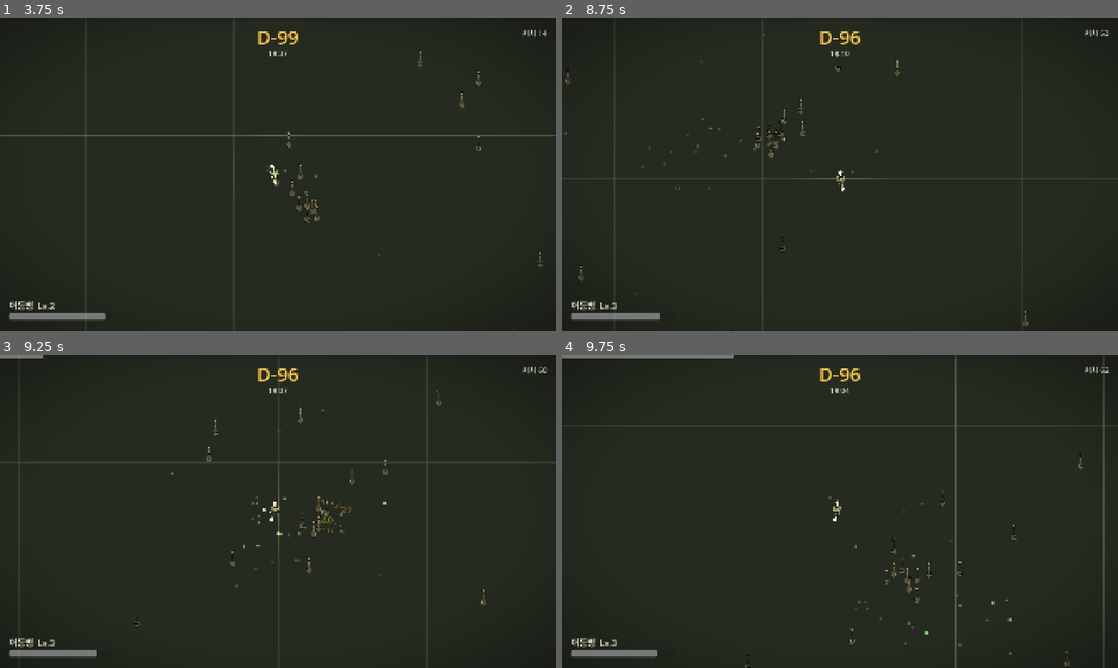
Above: before the commit, frames 1-4 (two rows, left to right).
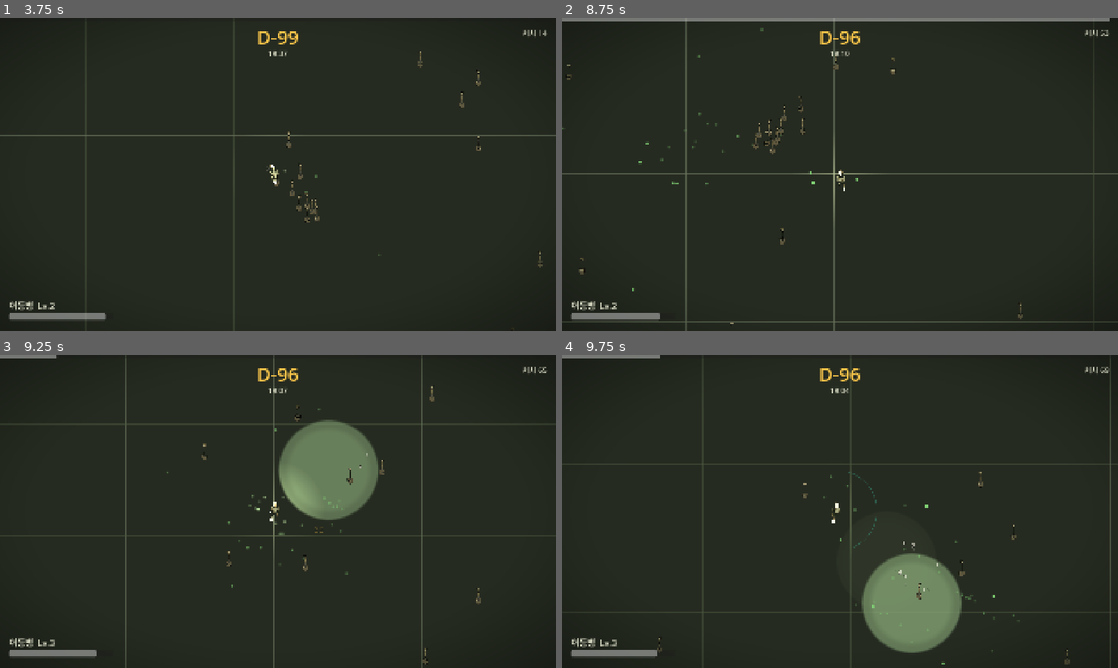
Above: after the commit, the same moments.

Repository: doogi7224/git-playground
Game: Godot game, scene res://tests/test_runner.tscn
The game is run twice, just before and just after one commit, with the same random seed, the same clock (stepped at 60 frames per second) and the same inputs. This scene is started directly instead of the project's main scene.
Inputs:
- Up to frame 1 (3.75 s): tap Enter at 0.5 s; hold W (move_up) 0.53-2.03 s; hold A (move_left) 2.03-3.53 s; hold S (move_down) from 3.53 s (still down)
- Up to frame 2 (8.75 s): release S (move_down) at 4.28 s; hold D (move_right) 4.28-5.03 s; hold W (move_up) 5.03-5.78 s; hold D (move_right) 5.78-8.03 s; hold S (move_down) from 8.03 s (still down)
- Up to frame 3 (9.25 s): release S (move_down) at 8.78 s; hold A (move_left) from 8.78 s (still down)
- Up to frame 4 (9.75 s): release A (move_left) at 9.53 s; hold W (move_up) from 9.53 s (still down)

Frame 1 is identical in both runs. In frame 2, 3.4% of the frame differs, in the area x 0-100%, y 0-100%; in frame 3, 5.9%; in frame 4, 6.1%, in the area x 17-99%, y 0-100%.

Commit message:
balance: 경험치 곡선에 2차항 — 진급이 항상 뭔가를 주게 한다
두 버그(유령 카드, 남은 일시정지)를 고치고 다시 재니 20분 자동 플레이가
3판 중 2판 전역했다. 앞서 "8분에 절벽이 있다" 고 본 건 무기가 안 붙던 판을
보고 잘못 읽은 것이었다. 난이도 자체는 문제가 아니었다.

진짜 문제는 경험치 곡선이다.

  명령서로 실제 뽑을 수 있는 총 횟수   124회 (무기 10x8 + 패시브 44)
  20분 완주 시 도달 레벨               237

110번 넘는 진급이 아무것도 못 준다. 풀이 바닥나면 roll() 이 빈 배열을 돌려주고
화면이 그냥 닫히니, 후반에는 5초에 한 번씩 빈 진급만 반복된다.
원인은 곡선이 선형이라는 것이다 -- 적의 짬은 후반에 급증하는데 요구치는
일정하게만 늘어서 레벨이 폭주한다.

xp_to_next(lv) = base + per*(lv-1) + quad*(lv-1)^2 로 바꾸고 quad = 0.26.

  Lv.10  요구치  82 →   89   (초반 리듬은 그대로)
  Lv.100 요구치 802 → 1684   (후반만 눌린다)
  연병장 완주   Lv.237 → Lv.125 ≈ 명령서 124회

맵 간 편차도 같이 압축된다. Lv.238/301/318 → 125/149/155.

계급표는 안 건드렸다. 51 = 말년이 종착 계급인 게 기획 의도와 맞는다.

tools/balance.sh 를 추가했다. 웨이브 테이블과 적 수치를 실제로 로드해서
맵별 스폰/짬 예산과 곡선 착지 레벨을 즉시 계산한다. 자동 플레이는 한 판에
몇 분씩 걸려서 곡선을 만질 때마다 돌릴 수 없다.

원시 예산 대비 실제 획득 짬이 1.9배다 (XP 배율 명령서 + 보스 소환 잡몹).
이 보정을 넣으니 모델이 Lv.238 을 예측했고 실측이 Lv.237 이었다 -- 오차 0.4%.
그 정확도를 확인하고 계수를 정했다.

이 도구가 맵 간 짬 불균형도 드러냈다. 혹한기 설원은 적이 가장 적은데(15,312)
짬은 가장 많다(404,704 vs 연병장 227,069). 적은 수의 고급 적 구성 탓이다.
곡선이 덮어 주기는 하지만 원인은 맵 데이터에 남아 있다 -- M5 밸런스 패스에서
따로 본다.

Co-Authored-By: Claude Opus 5 <noreply@anthropic.com>
Claude-Session: https://claude.ai/code/session_01DH84wvEbpBbH2sZ1nM6fyB

Diff:
--- a/core/data/progression_data.gd
+++ b/core/data/progression_data.gd
@@ -6,8 +6,14 @@
 @export var total_days: int = 100              ## D-100 → D-DAY
 
 @export_group("경험치 곡선")
+## xp_to_next(lv) = base + per*(lv-1) + quad*(lv-1)^2
+##
+## 2차항이 없으면(선형) 후반에 레벨이 폭주한다. 적의 짬은 후반에 급증하는데
+## 요구치는 일정하게만 늘기 때문이다. 실측: 20분 완주에 Lv.237 이 나왔는데
+## 명령서로 실제 뽑을 수 있는 횟수는 124회뿐이라, 110번 넘는 진급이 빈 화면이었다.
 @export var xp_base: float = 10.0
 @export var xp_per_level: float = 8.0
+@export var xp_quadratic: float = 0.0
 
 @export_group("진급 = 계급")
 ## [{level = 1, id = &"private_2", name = "이등병"}, ...] 형태.
@@ -24,7 +30,8 @@
 
 
 func xp_to_next(level: int) -> float:
-	return xp_base + xp_per_level * float(level - 1)
+	var n: float = float(level - 1)
+	return xp_base + xp_per_level * n + xp_quadratic * n * n
 
 
 func rank_for_level(level: int) -> StringName:
--- a/data/progression.tres
+++ b/data/progression.tres
@@ -8,6 +8,7 @@
 total_days = 100
 xp_base = 10.0
 xp_per_level = 8.0
+xp_quadratic = 0.26
 salary_per_kill = 0.06
 salary_per_level = 4.0
 salary_per_minute = 12.0
--- /dev/null
+++ b/tests/balance_report.gd
@@ -0,0 +1,189 @@
+extends Node
+## 밸런스 예산표. 웨이브 테이블과 적 수치를 실제로 로드해서
+## "한 판에 적이 몇 마리 나오고 짬이 얼마나 나오는가" 를 계산한다.
+##
+##   tools/balance.sh [--target=125]
+##
+## 자동 플레이는 한 판에 몇 분씩 걸리는데, 이 표는 즉시 나온다.
+## 곡선을 바꿀 때마다 20분을 돌려 볼 수는 없으니 여기서 먼저 착지점을 맞추고
+## 자동 플레이로 확인한다.
+
+const MAPS: Array[String] = [
+	"res://data/maps/parade_ground.tres",
+	"res://data/maps/obstacle_course.tres",
+	"res://data/maps/winter_field.tres",
+]
+
+## 목표 도달 레벨. 명령서로 실제 뽑을 수 있는 총 횟수 근처여야
+## 진급 한 번이 항상 의미를 가진다.
+var _target: int = 125
+
+## 실제 한 판에서 버는 짬은 이 표의 원시 예산보다 많다. XP 배율 명령서(PC방 외출증)와
+## 보스가 부르는 잡몹이 얹히기 때문이다. 실측으로 잰 배수를 여기에 넣고 곡선을 맞춘다.
+##   원시 예산 119,510 → 실측 Lv.237(=224,200 XP) 이므로 연병장 기준 약 1.9배.
+var _xp_scale: float = 1.9
+
+
+func _ready() -> void:
+	for arg: String in OS.get_cmdline_user_args():
+		if arg.begins_with("--target="):
+			_target = int(arg.substr(9))
+		elif arg.begins_with("--xp-scale="):
+			_xp_scale = float(arg.substr(11))
+	_run.call_deferred()
+
+
+func _run() -> void:
+	var picks: int = _total_upgrade_picks()
+	print("=== 밸런스 예산 ===")
+	print("명령서로 실제 뽑을 수 있는 총 횟수: %d회" % picks)
+	print("  (이보다 레벨이 훨씬 높으면 그 위 진급은 전부 빈 화면이다)")
+	print("")
+
+	var prog: ProgressionData = GameState.progression
+	for path: String in MAPS:
+		_report_map(path, prog)
+
+	print("=== 경험치 곡선 ===")
+	print("현재: xp_to_next(lv) = %.1f + %.1f*(lv-1) + %.3f*(lv-1)^2"
+			% [prog.xp_base, prog.xp_per_level, prog.xp_quadratic])
+	print("실측 배수 %.2f 를 적용한다 (XP 배율 명령서 + 보스 소환 잡몹)." % _xp_scale)
+	print("")
+	print("맵          원시짬   실측짬   현재곡선")
+	for path: String in MAPS:
+		var m: MapData = load(path) as MapData
+		var raw: float = _xp_budget(m)
+		print("  %-10s %8.0f %8.0f   Lv.%d"
+				% [m.display_name, raw, raw * _xp_scale, _level_for(raw * _xp_scale, prog)])
+	print("")
+
+	var budget: float = _xp_budget(load(MAPS[0]) as MapData) * _xp_scale
+	print("2차 계수별 착지 레벨 (연병장 실측 기준 짬 %.0f)" % budget)
+	for quad: float in [0.0, 0.1, 0.2, 0.26, 0.3, 0.5, 0.8]:
+		var lv: int = _level_for_curve(budget, prog.xp_base, prog.xp_per_level, quad)
+		print("  quad=%-5.2f → Lv.%-4d %s" % [quad, lv,
+				"  ← 명령서 %d회에 근접" % _total_upgrade_picks() if absi(lv - _target) <= 8 else ""])
+	print("")
+	print("목표 Lv.%d 에 맞는 2차 계수 ≈ %.3f"
+			% [_target, _solve_quadratic(budget, prog.xp_base, prog.xp_per_level, _target)])
+	print("")
+	print("다른 맵도 같은 계수에서 어디에 떨어지는지 (계수 %.3f 기준)"
+			% _solve_quadratic(budget, prog.xp_base, prog.xp_per_level, _target))
+	var q: float = _solve_quadratic(budget, prog.xp_base, prog.xp_per_level, _target)
+	for path: String in MAPS:
+		var m: MapData = load(path) as MapData
+		print("  %-10s Lv.%d" % [m.display_name,
+				_level_for_curve(_xp_budget(m) * _xp_scale, prog.xp_base, prog.xp_per_level, q)])
+	get_tree().quit(0)
+
+
+func _report_map(path: String, prog: ProgressionData) -> void:
+	var map: MapData = load(path) as MapData
+	if map == null or map.wave_table == null:
+		return
+	print("--- %s (%s) ---" % [map.display_name, path.get_file()])
+	print("  분 |   sps | 분당스폰 | 누적스폰 | 평균짬 | 누적짬 | 보스")
+	var total_spawn: float = 0.0
+	var total_xp: float = 0.0
+	var last: WaveData = null
+	var minutes: int = int(prog.run_duration_sec / 60.0)
+	for m in minutes:
+		var w: WaveData = map.wave_table.wave_for_minute(m)
+		if w == null:
+			continue
+		var n: float = w.spawns_per_second * 60.0
+		var avg: float = _avg_xp(map, w)
+		total_spawn += n
+		total_xp += n * avg
+		var boss: String = ""
+		if w != last and w.boss_id != &"":
+			boss = String(w.boss_id)
+			total_xp += _boss_xp(map, w.boss_id)
+		last = w
+		print("  %2d | %5.1f | %8.0f | %8.0f | %6.1f | %6.0f | %s"
+				% [m, w.spawns_per_second, n, total_spawn, avg, total_xp, boss])
+	print("  → 총 스폰 %.0f마리, 총 짬 %.0f, 현재 곡선으로 Lv.%d"
+			% [total_spawn, total_xp, _level_for(total_xp, prog)])
+	print("")
+
+
+## 이 구간이 부르는 적들의 평균 짬. 웨이브는 목록에서 균등하게 뽑는다.
+func _avg_xp(map: MapData, w: WaveData) -> float:
+	if w.enemy_ids.is_empty():
+		return 0.0
+	var sum: float = 0.0
+	var counted: int = 0
+	for id: StringName in w.enemy_ids:
+		var e: EnemyData = _enemy(map, id)
+		if e != null:
+			sum += e.xp
+			counted += 1
+	return sum / float(maxi(1, counted))
+
+
+func _enemy(map: MapData, id: StringName) -> EnemyData:
+	for e: EnemyData in map.enemies:
+		if e != null and e.id == id:
+			return e
+	return null
+
+
+func _boss_xp(map: MapData, boss_id: StringName) -> float:
+	var b: BossData = map.boss_by_id(boss_id)
+	if b == null or b.enemy == null:
+		return 0.0
+	return b.enemy.xp
+
+
+func _xp_budget(map: MapData) -> float:
+	var prog: ProgressionData = GameState.progression
+	var total: float = 0.0
+	var last: WaveData = null
+	for m in int(prog.run_duration_sec / 60.0):
+		var w: WaveData = map.wave_table.wave_for_minute(m)
+		if w == null:
+			continue
+		total += w.spawns_per_second * 60.0 * _avg_xp(map, w)
+		if w != last and w.boss_id != &"":
+			total += _boss_xp(map, w.boss_id)
+		last = w
+	return total
+
+
+func _level_for(total_xp: float, prog: ProgressionData) -> int:
+	return _level_for_curve(total_xp, prog.xp_base, prog.xp_per_level, prog.xp_quadratic)
+
+
+func _level_for_curve(total_xp: float, base: float, per: float, quad: float) -> int:
+	var level: int = 1
+	var spent: float = 0.0
+	while level < 100000:
+		var need: float = base + per * float(level - 1) + quad * pow(float(level - 1), 2.0)
+		if spent + need > total_xp:
+			return level
+		spent += need
+		level += 1
+	return level
+
+
+## 목표 레벨에 착지하는 2차 계수를 이분법으로 찾는다.
+func _solve_quadratic(total_xp: float, base: float, per: float, target: int) -> float:
+	var lo: float = 0.0
+	var hi: float = 100.0
+	for _i in 80:
+		var mid: float = (lo + hi) * 0.5
+		if _level_for_curve(total_xp, base, per, mid) > target:
+			lo = mid
+		else:
+			hi = mid
+	return (lo + hi) * 0.5
+
+
+## upgrade_table 의 max_level 합. 이 횟수를 넘는 진급은 아무것도 못 준다.
+func _total_upgrade_picks() -> int:
+	var table: UpgradeTable = load("res://data/upgrades/upgrade_table.tres") as UpgradeTable
+	var sum: int = 0
+	for u: UpgradeData in table.upgrades:
+		if u != null:
+			sum += u.max_level
+	return sum
--- /dev/null
+++ b/tests/balance_report.tscn
@@ -0,0 +1,6 @@
+[gd_scene load_steps=2 format=3]
+
+[ext_resource type="Script" path="res://tests/balance_report.gd" id="1_balance"]
+
+[node name="BalanceReport" type="Node"]
+script = ExtResource("1_balance")
Not shown, added: tests/balance_report.gd.uid
Not shown, added: tools/balance.sh
